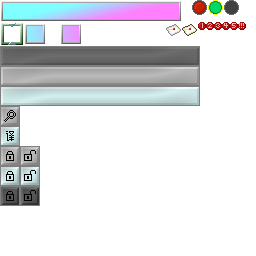
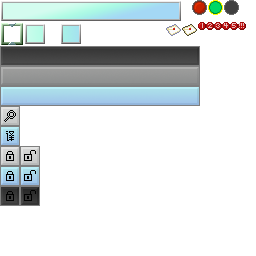
Two versions of the same layered image (256px x 256px). Layer-by-layer changes:
renamed "图层 1 副本 2" to "button_unavaliable", painted on it over [1, 47, 199, 65]
renamed "图层 3 副本 7" to "small_unlock_unavaliable", painted on it over [21, 187, 39, 205]
renamed "图层 3 副本 6" to "small_lock_unavaliable", painted on it over [1, 187, 19, 205]
renamed "图层 1" to "button_avaliable", painted on it over [1, 67, 199, 85]
